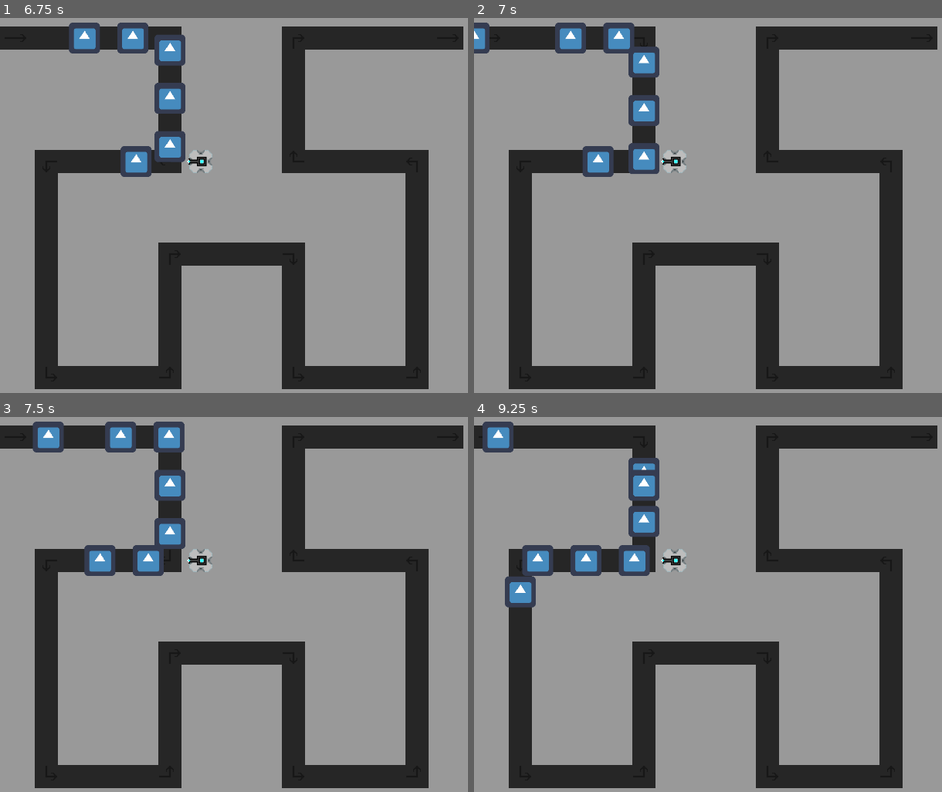
Above: before the commit, frames 1-4 (two rows, left to right).
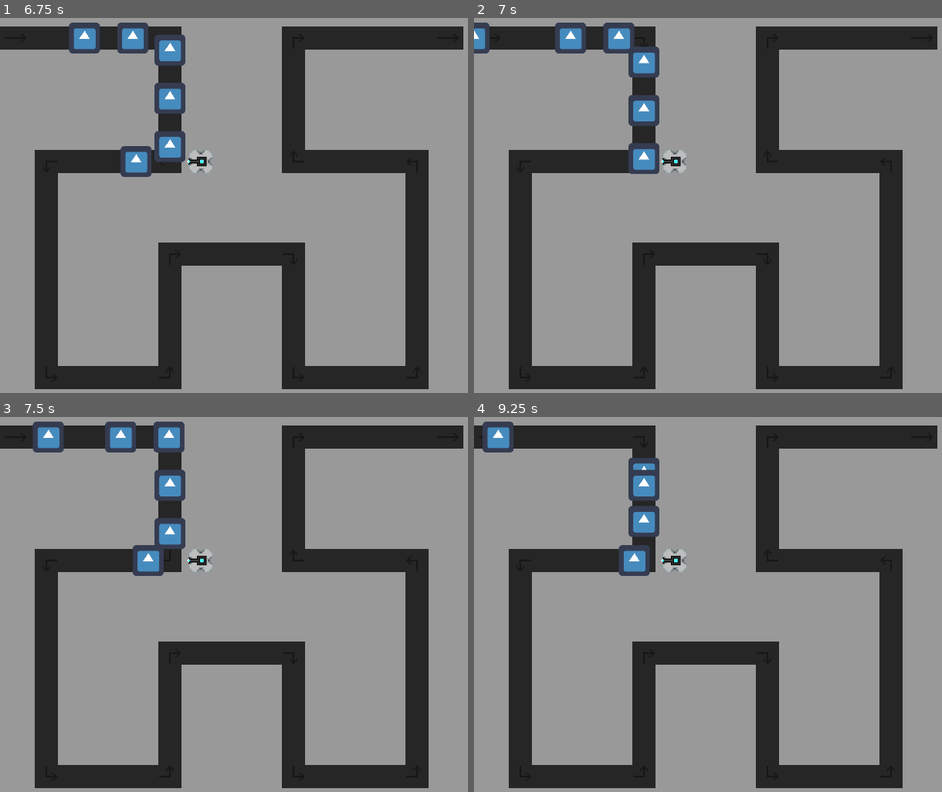
Above: after the commit, the same moments.

Repository: wen1now/ntd
Game: Godot game, scene res://enemy.tscn
The game is run twice, just before and just after one commit, with the same random seed, the same clock (stepped at 60 frames per second) and the same inputs. The engine's default icon, where the game draws it, is replaced by a stand-in: a white triangle on a blue panel in a dark square.
Inputs:
- Up to frame 1 (6.75 s): no input
- Up to frame 2 (7 s): no input
- Up to frame 3 (7.5 s): no input
- Up to frame 4 (9.25 s): no input

Frame 1 is identical in both runs. In frame 2, 0.5% of the frame differs, in the area x 23-30%, y 34-43%; in frame 3, 0.5%; in frame 4, 1.6%, in the area x 6-28%, y 34-51%.

Commit message:
also enemies can die

Diff:
--- a/enemy.gd
+++ b/enemy.gd
@@ -22,9 +22,15 @@
 
 func _process(delta):
 	offset += speed * delta
+	if health <= 0:
+		die()
 
 #	#testing, may be randomly commented in/out
 #	timepassed += delta
 #	if timepassed > 0.1:
 #		print(health)
 #		timepassed -= 0.1
+
+func die():
+	get_parent().get_parent().enemies.erase(self)
+	queue_free()
--- a/ion.gd
+++ b/ion.gd
@@ -4,7 +4,7 @@
 var RANGE = 300
 var BULLET_RANGE = 300
 var RELOAD = 0.1
-var DAMAGE = 5
+var DAMAGE = 10
 var can_shoot = false
 
 var orthogonal = true
